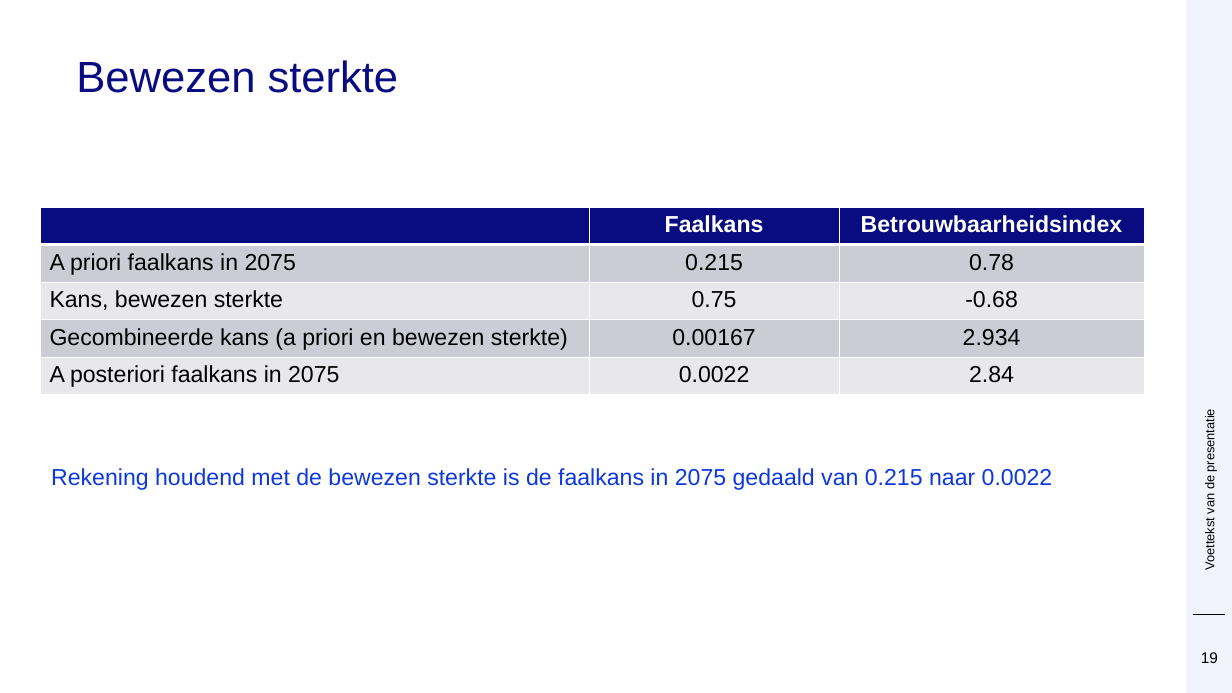
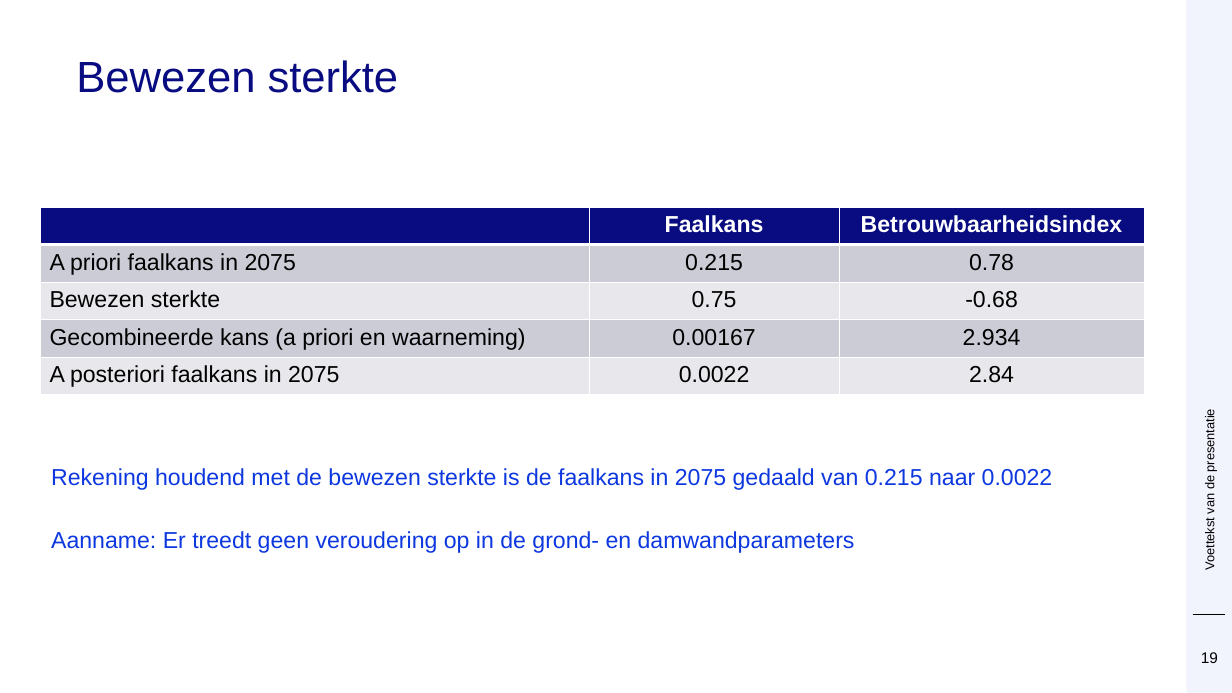
Before and after one commit to Deltares/ProbabilisticLibrary, a slide deck: slide 19 of sources/Deltares.Probabilistic.PWrapper.Examples/kratos/Prob Kratos DSD.pptx. Drawn at 1232x693 pixels with LibreOffice and Linux fonts; fonts in the diff are those of the drawing; background and template pictures are left out. Boxes give left, top, right and bottom in pixels: in the first picture for what was removed or moved away, otherwise in the second. Text is boxed around its words. In the diff, an @@ line names an element or a change of style, - is before the commit and + after.

```diff
--- a/sources/Deltares.Probabilistic.PWrapper.Examples/kratos/Prob Kratos DSD.pptx
+++ b/sources/Deltares.Probabilistic.PWrapper.Examples/kratos/Prob Kratos DSD.pptx
@@ table at [41,207,1144,395] @@
-row 3, column 1: Kans, bewezen sterkte
+row 3, column 1: Bewezen sterkte
-row 4, column 1: Gecombineerde kans (a priori en bewezen sterkte)
+row 4, column 1: Gecombineerde kans (a priori en waarneming)
@@ text added at [51,531,855,553], 18 pt, text #0D38E0 @@
+Aanname: Er treedt geen veroudering op in de grond- en damwandparameters
```
Also in this commit, not shown: 6 other slides changed.
